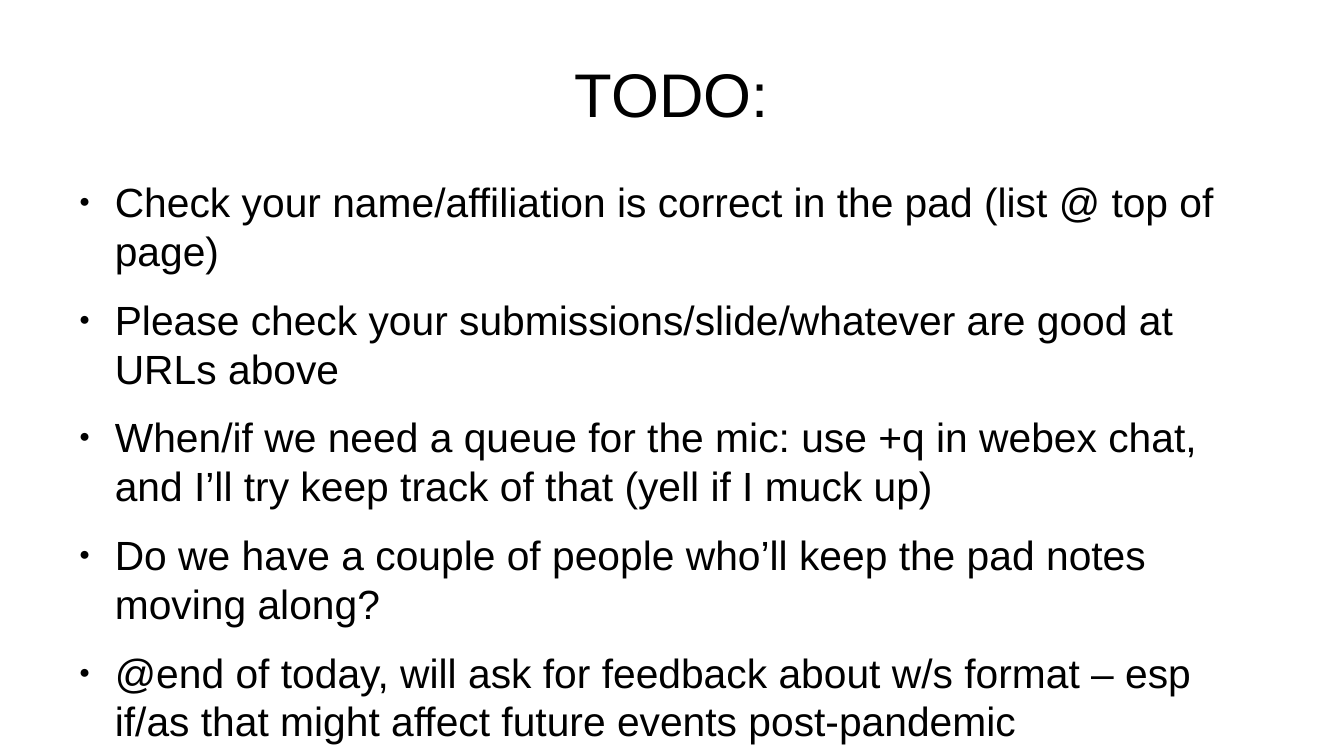
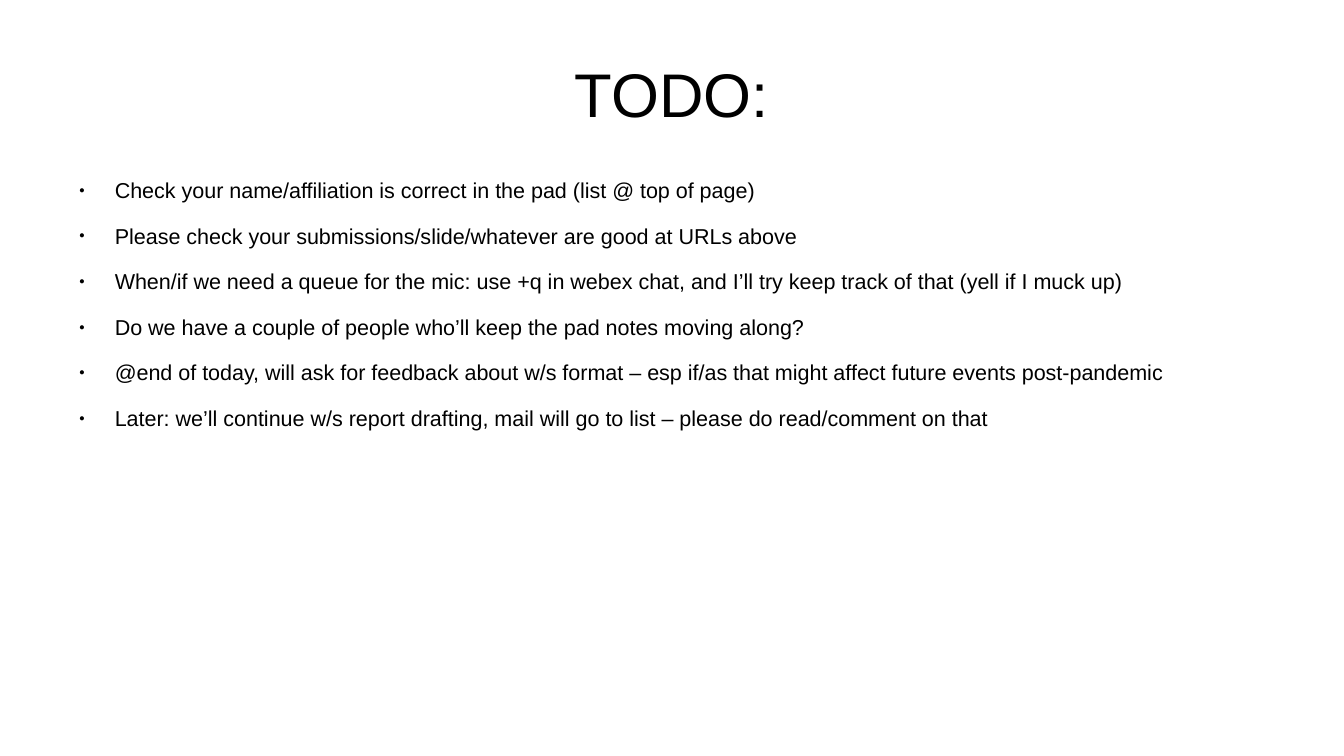
Before and after one commit to intarchboard/workshop-covid19, a slide deck: slide 4 of IAB-Covid-workshop-day3.pptx. Drawn at 1344x756 pixels with LibreOffice and Linux fonts; fonts in the diff are those of the drawing. Boxes give left, top, right and bottom in pixels: in the first picture for what was removed or moved away, otherwise in the second. Text is boxed around its words. In the diff, an @@ line names an element or a change of style, - is before the commit and + after.

Commit message:
tweak

```diff
--- a/IAB-Covid-workshop-day3.pptx
+++ b/IAB-Covid-workshop-day3.pptx
@@ text at bbox=[115, 182, 1163, 385]: size 29.1 to 15.4 pt in "Check your name/affiliation is correct in the ...", "Please check your submissions/slide/whatever are good at ...", "When/if we need a queue for the ...", "Do we have a couple of people ..." and 1 more places @@
@@ text at bbox=[115, 410, 988, 431]: paragraph added @@
+● Later: we’ll continue w/s report drafting, mail will go to list – please do read/comment on that
```
Also in this commit, not shown: 1 other slide changed.
